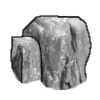
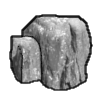
Comparing the layer stacks of the two 100px x 100px images. Changes:
painted on "line" over [9, 14, 93, 91]
